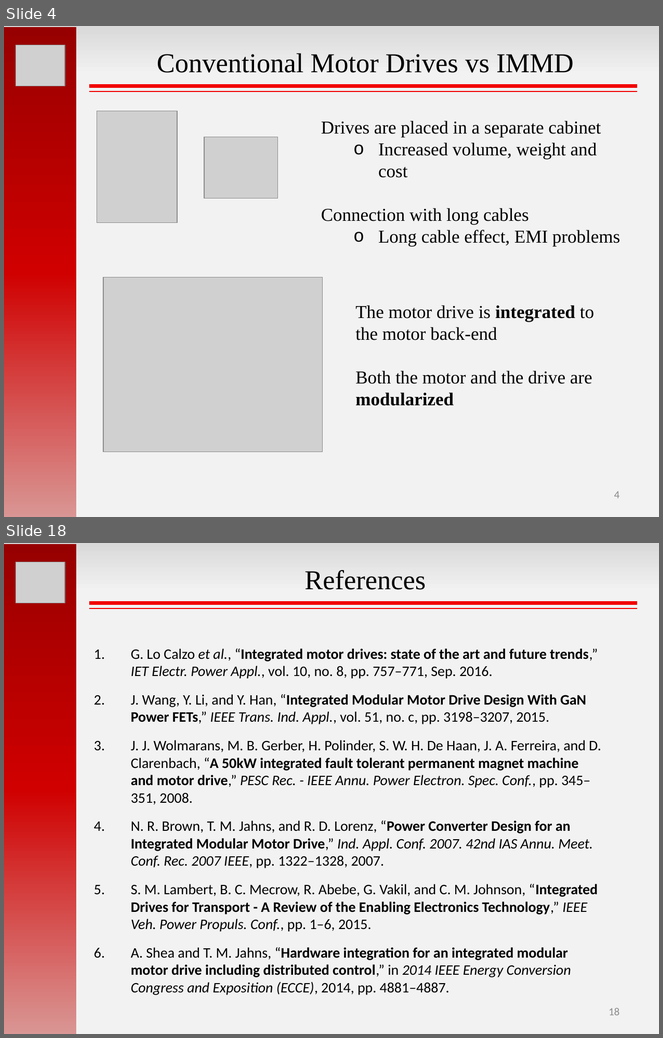
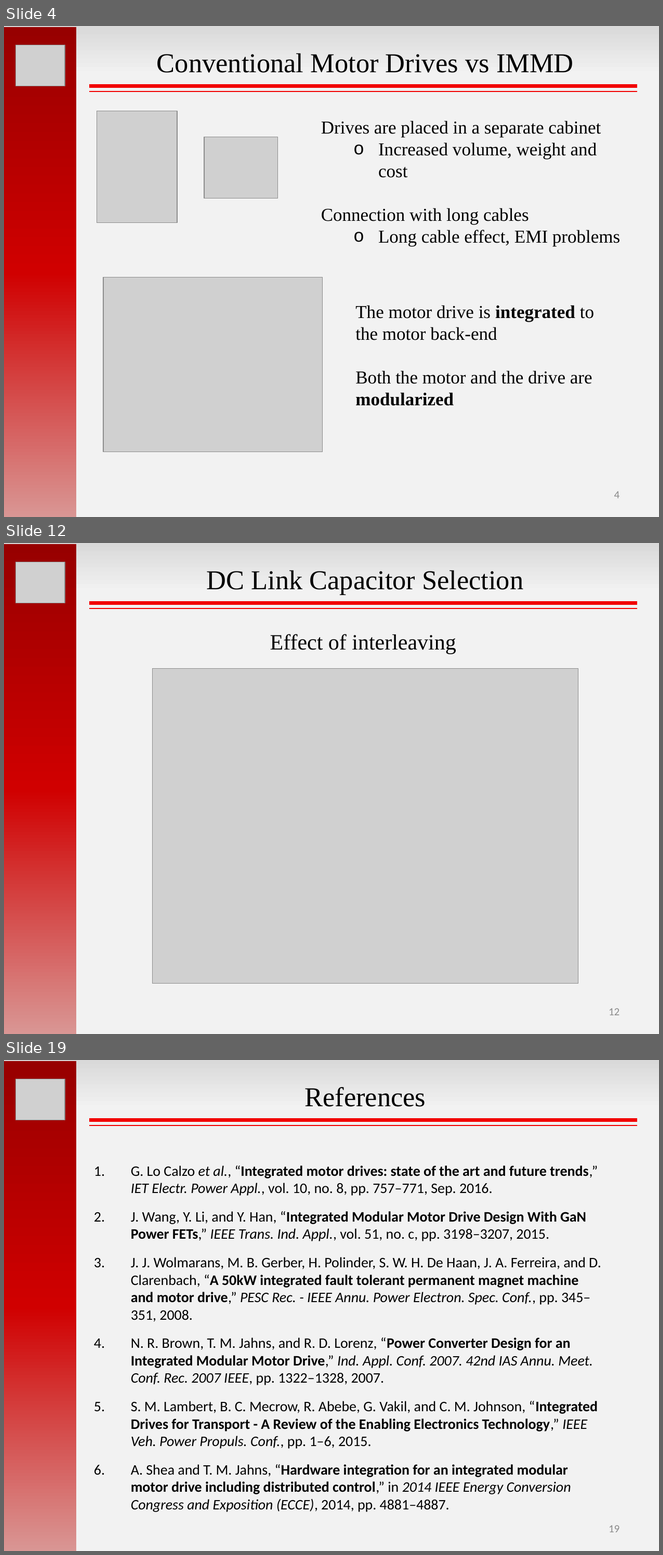
Before and after one commit to hakanpolat/IMMD, a slide deck: GRW2017/sunum/GRW2017_MesutUğur.pptx. Shown one above the other, each under a label of ours: slides 4 and 18 before the commit, slides 4, 12 and 19 after it; the slides between them are not shown. The pictures are 663x1038 and 663x1555 pixels, drawn with LibreOffice and Linux fonts; fonts in the diff are those of the drawing; grey boxes stand for pictures. Boxes give left, top, right and bottom in pixels: in the first picture for what was removed or moved away, otherwise in the second. Text is boxed around its words. In the diff, an @@ line names an element or a change of style, - is before the commit and + after.

```diff
--- a/GRW2017/sunum/GRW2017_MesutUğur.pptx
+++ b/GRW2017/sunum/GRW2017_MesutUğur.pptx
@@ slide 12 added at [4, 543, 659, 1034], background gradient #D9D9D9 to #F2F2F2 @@
@@ rectangle added at [4, 544, 77, 1034], fill gradient #970000 to #D00000 to #D99694 @@
@@ picture added at [16, 562, 65, 603] @@
@@ text added at [207, 570, 523, 595], 30 pt, text #000000 @@
+DC Link Capacitor Selection
@@ line added from (89, 603) to (637, 603), #F20000 4 pt @@
@@ line added from (89, 609) to (637, 609), #F20000 1.5 pt @@
@@ text added at [270, 634, 456, 654], 24 pt, text #000000 @@
+Effect of interleaving
@@ picture added at [152, 669, 578, 984] @@
@@ page number added at [609, 1008, 620, 1016], 12 pt, text #8C8C8C @@
+12
@@ what was slide 18 is now slide 19 @@
@@ page number at [609, 1525, 620, 1533]: text changed @@
-18
+19
```
Also in this commit, not shown: 11 slides changed, 3 other slides added, 3 slides removed, 2 other files.
